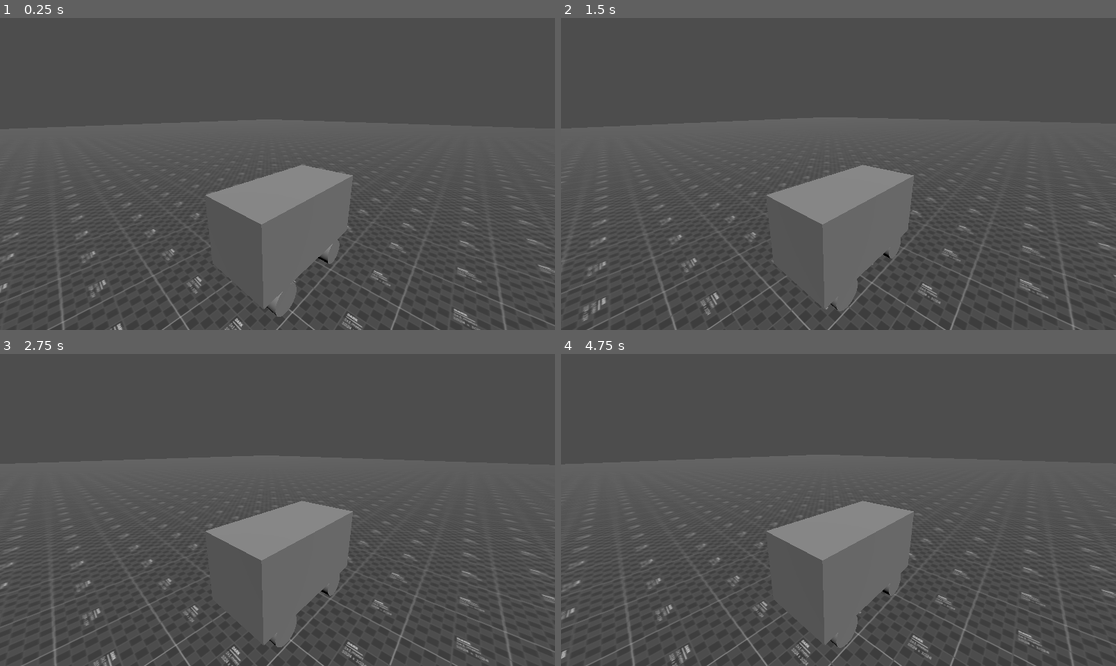
Above: before the commit, frames 1-4 (two rows, left to right).
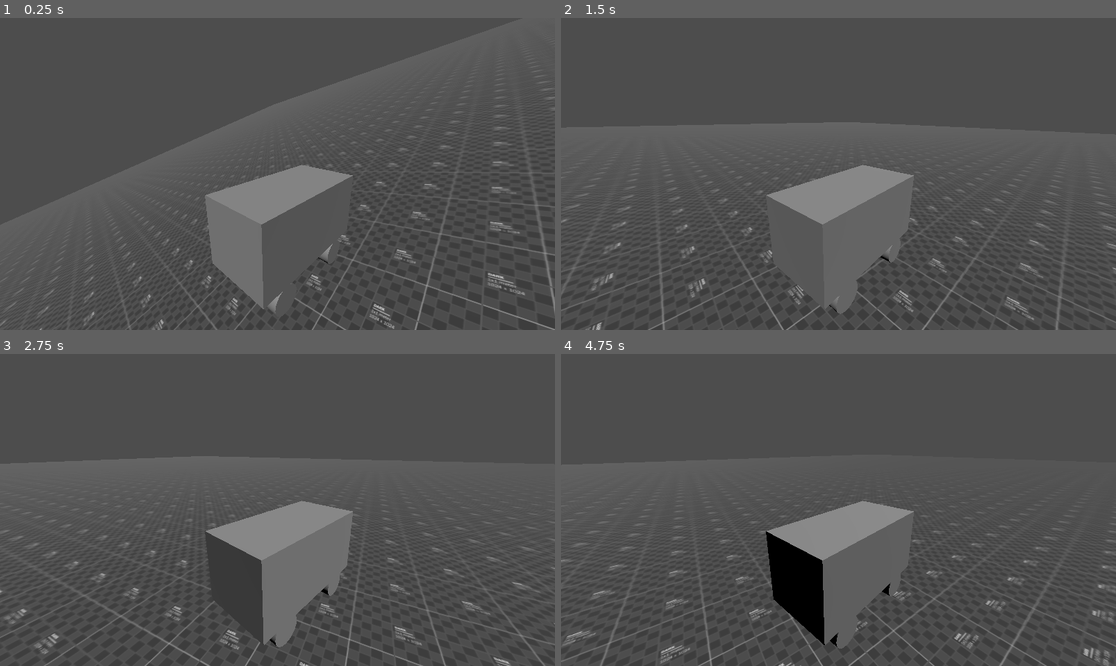
Above: after the commit, the same moments.

Repository: dairycultist/bus-game
Game: Godot game, scene res://scene.tscn
Same seed, same stepped clock (60 frames per second), same inputs: the game is played once before the commit and once after it.
Inputs:
- Up to frame 1 (0.25 s): no input
- Up to frame 2 (1.5 s): hold Up (ui_up) 0.53-1.28 s; hold Down (ui_down) from 1.28 s (still down)
- Up to frame 3 (2.75 s): release Down (ui_down) at 2.03 s; hold Up (ui_up) from 2.03 s (still down)
- Up to frame 4 (4.75 s): release Up (ui_up) at 3.53 s; hold Down (ui_down) from 3.53 s (still down)

The runs differ from the first frame. In frame 1, 6.4% of the frame differs, in the area x 0-100%, y 6-100%; in frame 2, 3.2%; in frame 3, 5.5%; in frame 4, 5.8%.

Commit message:
Make suspension correctly dampen wobble

Diff:
--- a/scene.tscn
+++ b/scene.tscn
@@ -37,9 +37,10 @@
 skeleton = NodePath("../..")
 
 [node name="Chassis" type="RigidBody3D" parent="."]
-transform = Transform3D(1, 0, 0, 0, 1, 0, 0, 0, 1, 0, 1.28183, 0)
+transform = Transform3D(0.97866, 0.196284, 0.0608052, -0.205487, 0.934832, 0.289593, 0, -0.295908, 0.955216, 0, 1.4539, 0)
 mass = 100.0
-angular_damp = 5.0
+linear_damp = 0.5
+angular_damp = 0.5
 
 [node name="Camera3D" type="Camera3D" parent="Chassis"]
 transform = Transform3D(0.738491, -0.196809, 0.644901, 0, 0.956453, 0.291888, -0.674264, -0.215556, 0.706331, 1.69432, 1.46767, 2.09409)
--- a/wheel.gd
+++ b/wheel.gd
@@ -3,7 +3,7 @@
 # the wheel node indicates the positions at zero compression (aka the lowest point)
 # it should be the child of a rigidbody representing the car's chassis
 
-# default values work good enough for a 100kg car with 0 linear damp and 5 angular damp
+# default values work good enough for a 100kg car
 @export var max_compression_distance: float = 1.0
 @export var stiffness: float = 1500.0
 @export var dampening: float = 150.0
@@ -41,8 +41,11 @@
 		chassis.apply_force(compression_amount * chassis_up * stiffness, chassis_to_suspension_position)
 
 		# apply dampening force at the chassis_to_suspension_position opposite
-		# to the vertical velocity TODO at the chassis_to_suspension_position
-		chassis.apply_force(chassis.linear_velocity.dot(chassis_up) * -chassis_up * dampening, chassis_to_suspension_position)
+		# to the vertical velocity at the chassis_to_suspension_position
+		var velocity_at_position = chassis.linear_velocity + chassis.angular_velocity.cross(chassis_to_suspension_position - chassis.global_position)
+		var vertical_velocity_at_position = velocity_at_position.dot(chassis_up);
+
+		chassis.apply_force(vertical_velocity_at_position * -chassis_up * dampening, chassis_to_suspension_position)
 
 		# input/powering (only when compressed/grounded)
 		# drive forces are applied at the wheel_contact_position
